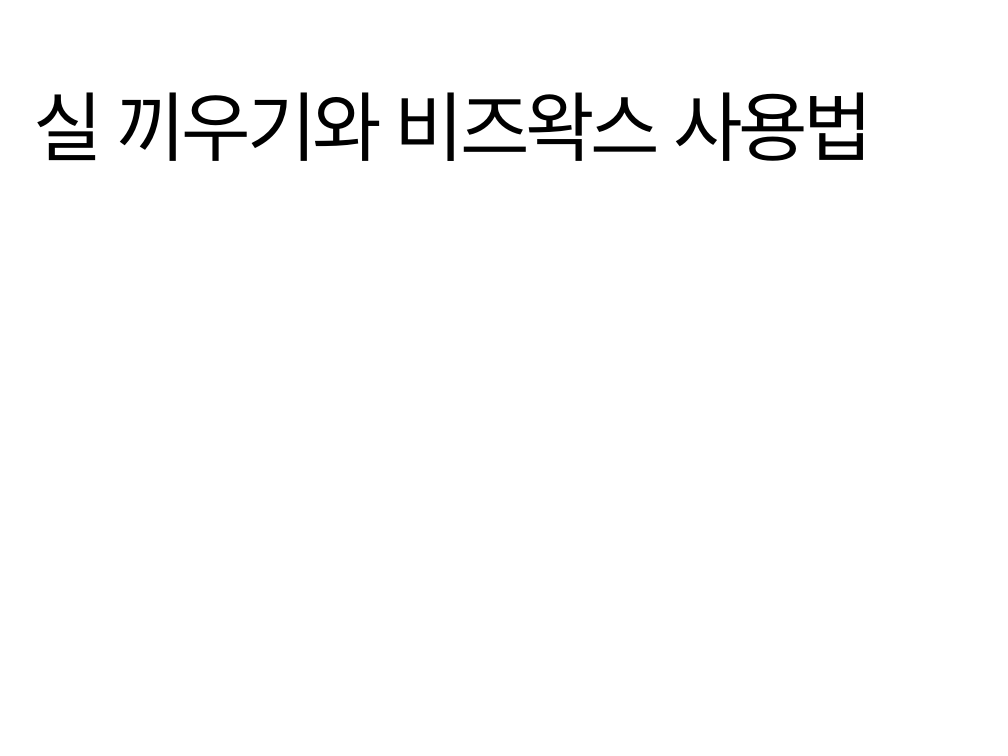
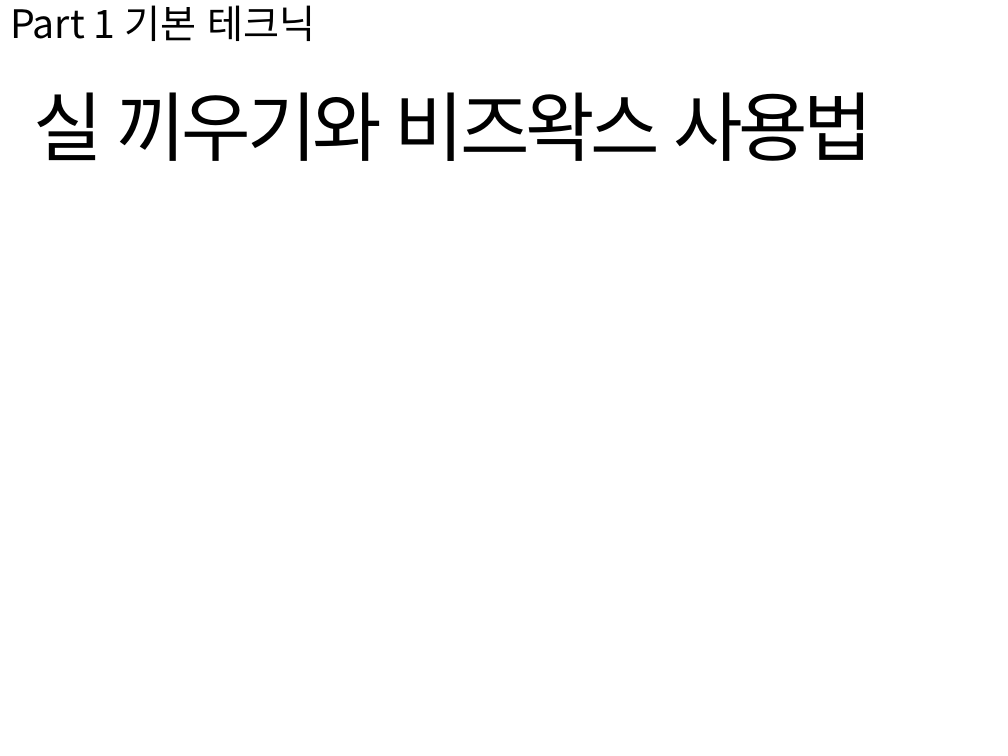
Before and after one commit to kimdaehee5609/BOOK_Bind, a slide deck: slide 5 of doc/책 제본.pptx. Drawn at 1008x756 pixels with LibreOffice and Linux fonts; fonts in the diff are those of the drawing. Boxes give left, top, right and bottom in pixels: in the first picture for what was removed or moved away, otherwise in the second. Text is boxed around its words. In the diff, an @@ line names an element or a change of style, - is before the commit and + after.

```diff
--- a/doc/책 제본.pptx
+++ b/doc/책 제본.pptx
@@ text added at bbox=[10, 5, 315, 41], 28 pt, text #000000 @@
+Part 1 기본 테크닉
```
Also in this commit, not shown: 3 other slides changed, 3 slides added, 8 other files.
